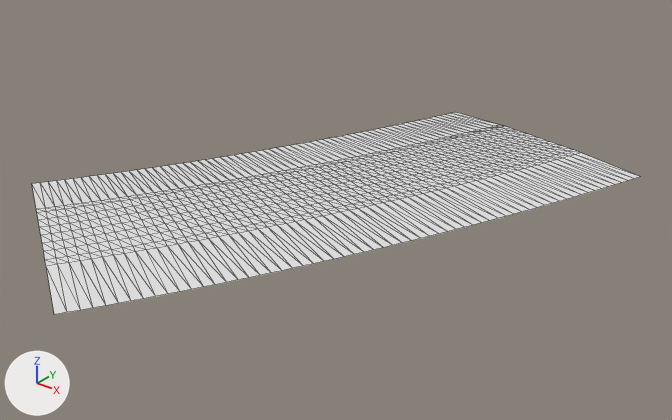
A saved change to the glTF model public/assets/gen4/models/track-15.glb.
Camera for both pictures: a camera (50 mm lens) standing at (726.8, -434.6, 49.0) and looking at (668.4, -361.6, 3.7). Every picture has the same lights, and +X, +Y and +Z are marked at lower left. The picture after the commit comes second. Mesh edges are drawn as thin lines. Vertices at exactly the same position are counted once.

Script lines for the objects in view, before the commit:
```python
me_track_15 = bpy.data.meshes.new('track-15')
me_track_15.from_pydata(...)  # 693 vertices, 1240 faces; spans x 638.7..693.2, y -397.1..-327.2, z 4.1..6.6
ob_track_15 = bpy.data.objects.new('track-15', me_track_15)
ob_track_15.location = (0.0, 0.0, 0.0)
```
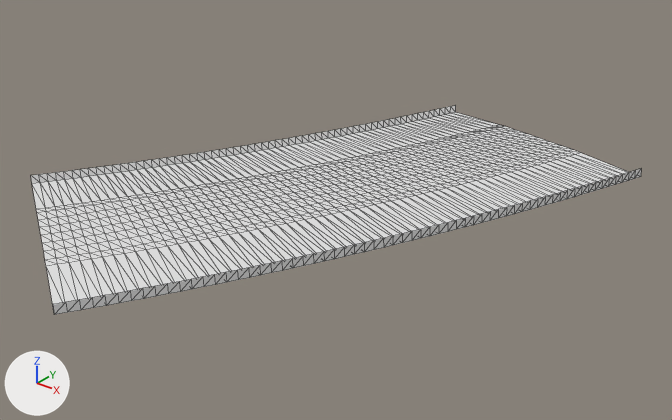
Location of each change, [x1, y1, x2, y2] in pixels of the pictures (672 x 420 px):
```json
{"object": "track-15", "change": "reshaped", "before": [32, 112, 640, 315], "after": [31, 105, 641, 315]}
{"part": 1, "of": "me_track_15", "change": "added", "after": [31, 105, 641, 315]}
```

The change, as JSON lines over the scene's bpy script:
```json
{"block": "me_track_15", "where": "# used by ob_track_15; location = (0.0, 0.0, 0.0)"}
{"op": "remove", "block": "me_track_15", "code": "me_track_15.from_pydata(...)  # 693 vertices, 1240 faces; spans x 638.7..693.2, y -397.1..-327.2, z 4.1..6.6"}
{"op": "add", "block": "me_track_15", "code": "me_track_15.from_pydata(...)  # 819 vertices, 1488 faces; spans x 638.7..693.2, y -397.1..-327.2, z 4.1..7.6"}
{"block": "me_track_15", "change": "me_track_15 part 1"}
{"block": "me_track_15", "change": "3 vertices are added at (653.1, -352.0, 5.5), (678.9, -373.5, 7.4), (648.0, -363.1, 5.7)"}
{"block": "me_track_15", "change": "47 new vertices lie (0.0, 0.0, 1.0) away from vertices in x 638.7..693.2, y -397.1..-332.6, z 4.2..6.6"}
{"block": "me_track_15", "change": "44 new vertices lie (-0.1, 0.0, 1.0) away from vertices in x 639.7..692.9, y -395.2..-327.2, z 4.1..6.6"}
{"block": "me_track_15", "change": "19 new vertices lie (-0.1, 0.1, 1.0) away from vertices in x 641.1..692.6, y -393.4..-337.1, z 4.3..6.6"}
{"block": "me_track_15", "change": "13 new vertices lie (0.0, 0.1, 1.0) away from vertices in x 640.1..692.2, y -396.2..-338.0, z 4.3..6.6"}
{"block": "me_track_15", "change": "248 new faces join them"}
```
